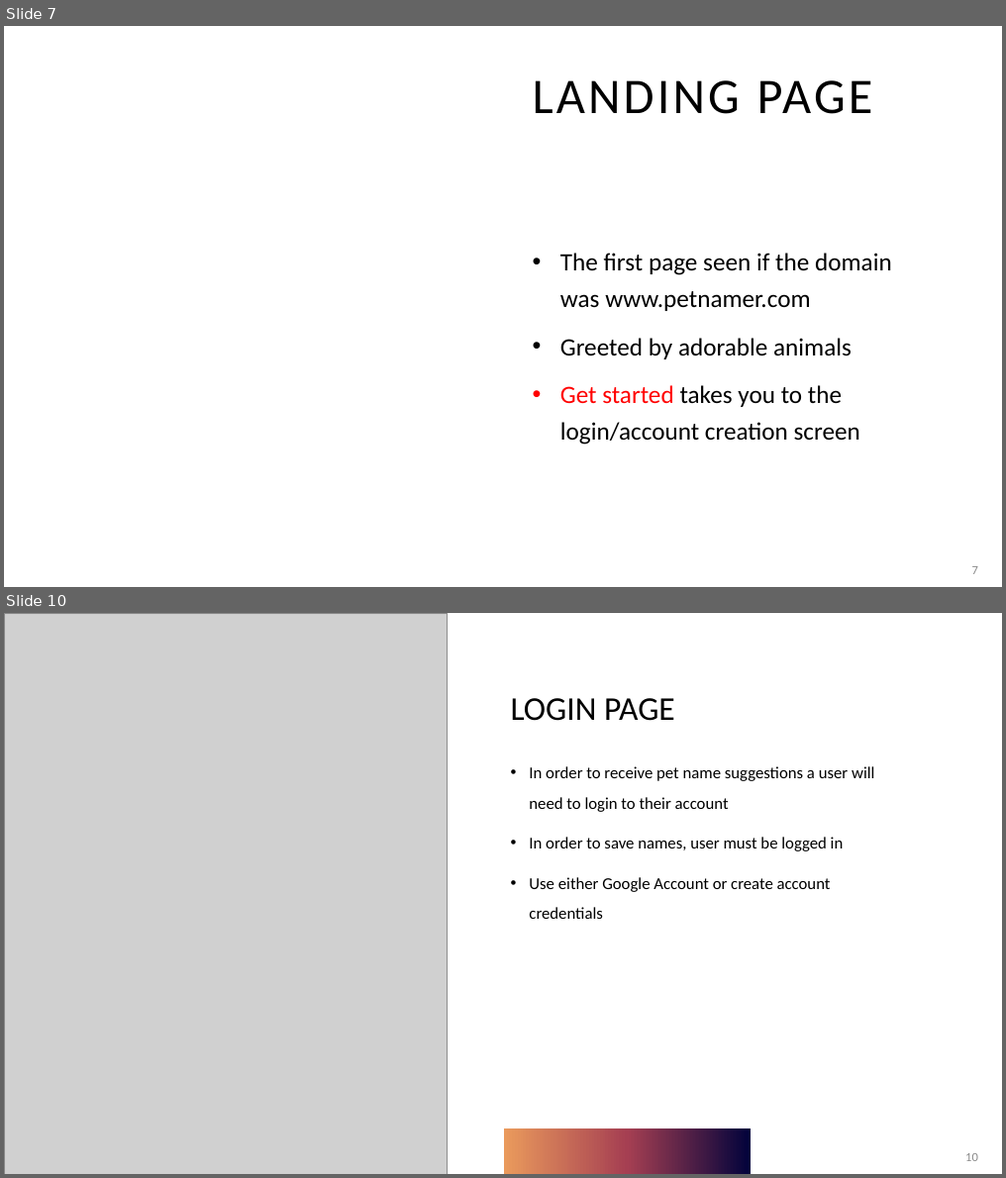
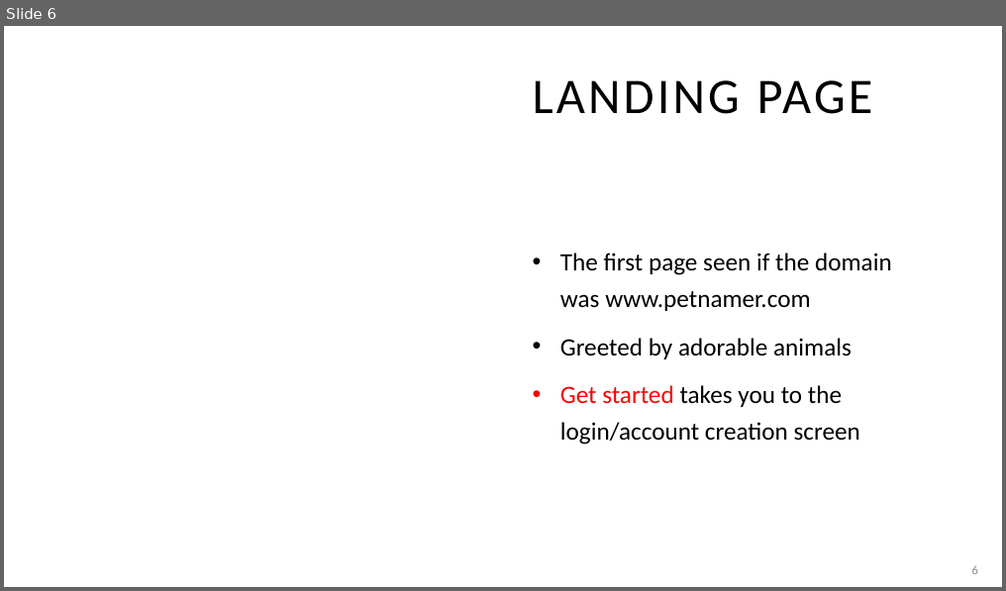
Before and after one commit to adriaonline/CPT200SP24-Team1, a slide deck: Phase 3 Docs/Phase 3 - Presentation.pptx. Shown one above the other, each under a label of ours: slides 7 and 10 before the commit, slide 6 after it; the slides between them are not shown. The pictures are 1006x1178 and 1006x591 pixels, drawn with LibreOffice and Linux fonts; fonts in the diff are those of the drawing; grey boxes stand for pictures. Boxes give left, top, right and bottom in pixels: in the first picture for what was removed or moved away, otherwise in the second. Text is boxed around its words. In the diff, an @@ line names an element or a change of style, - is before the commit and + after.

```diff
--- a/Phase 3 Docs/Phase 3 - Presentation.pptx
+++ b/Phase 3 Docs/Phase 3 - Presentation.pptx
@@ slide 10 removed at (x1=4, y1=613, x2=1002, y2=1174), background #FFFFFF @@
@@ picture removed at (x1=4, y1=613, x2=448, y2=1174) @@
@@ title removed at (x1=511, y1=698, x2=675, y2=721) @@
-LOGIN PAGE
@@ text removed at (x1=529, y1=766, x2=875, y2=919) @@
-• In order to receive pet name suggestions a user will need to login to their account
-• In order to save names, user must be logged in
-• Use either Google Account or create account credentials
@@ rectangle removed at (x1=504, y1=1129, x2=751, y2=1174) @@
@@ page number removed at (x1=965, y1=1154, x2=978, y2=1161) @@
-10
@@ what was slide 7 is now slide 6 @@
@@ page number at (x1=972, y1=566, x2=978, y2=574): text changed @@
-7
+6
```
Also in this commit, not shown: 6 slides changed, 3 slides added, 12 other slides removed, 1 other file.
